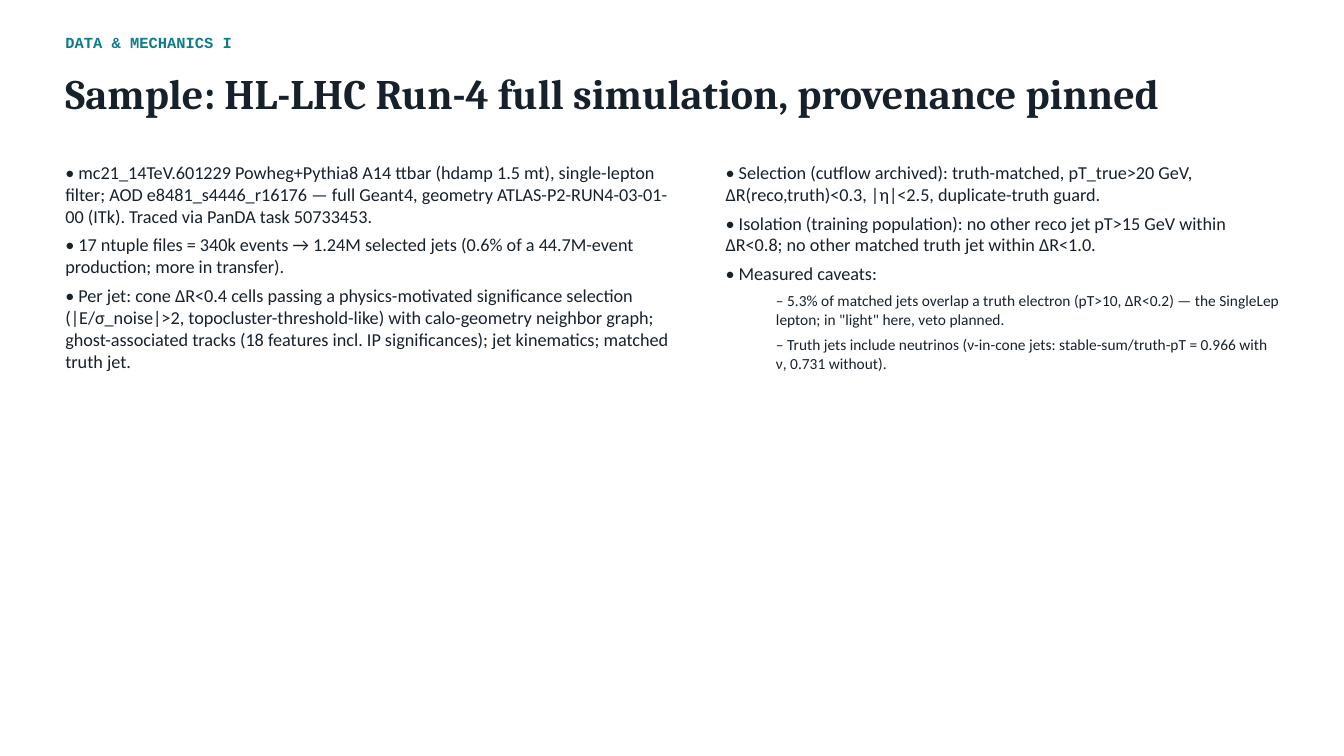
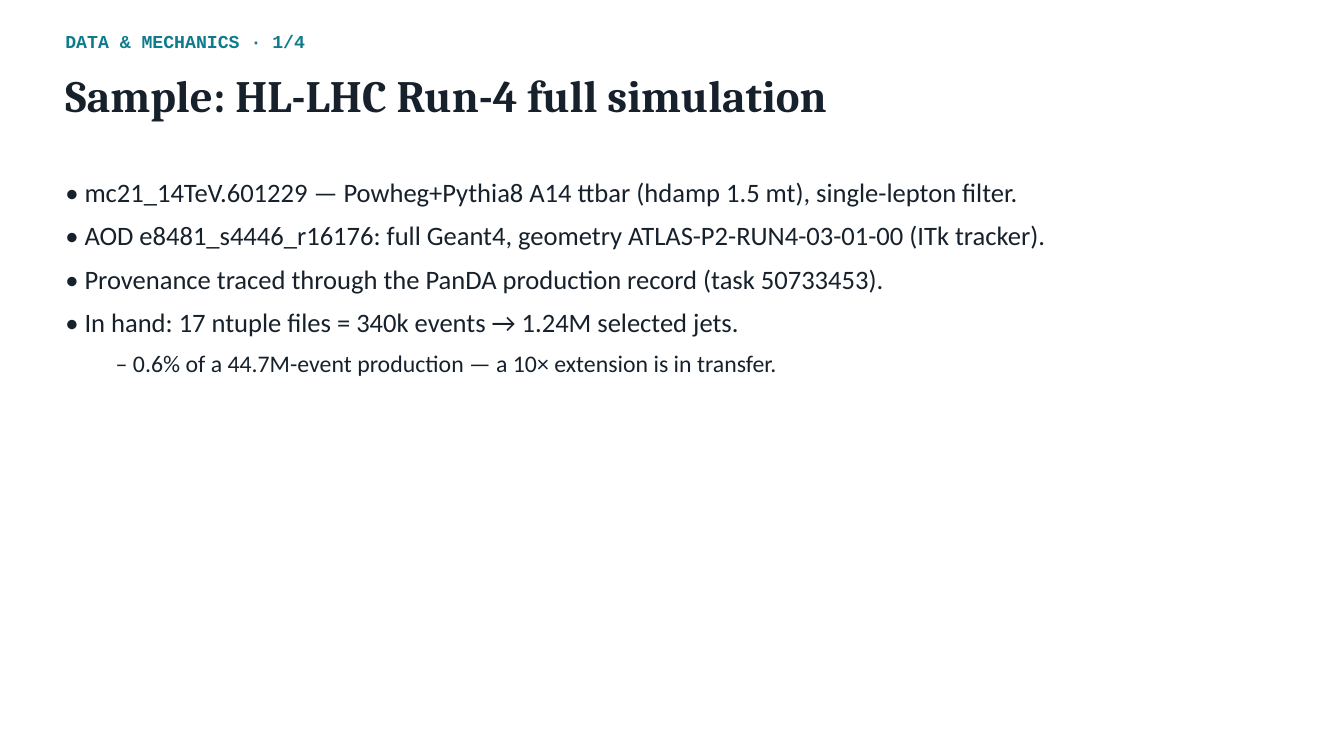
Before and after one commit to afarbin/DetectorFoundationModel, a slide deck: slide 3 of talks/2026-08-26-group-meeting/DFM_group_meeting.pptx. Drawn at 1344x756 pixels with LibreOffice and Linux fonts; fonts in the diff are those of the drawing. Boxes give left, top, right and bottom in pixels: in the first picture for what was removed or moved away, otherwise in the second. Text is boxed around its words. In the diff, an @@ line names an element or a change of style, - is before the commit and + after.

```diff
--- a/talks/2026-08-26-group-meeting/DFM_group_meeting.pptx
+++ b/talks/2026-08-26-group-meeting/DFM_group_meeting.pptx
@@ text at <box>65,35,305,49</box>: text changed; size 11 to 13 pt @@
-DATA & MECHANICS I
+DATA & MECHANICS · 1/4
@@ text at <box>65,80,826,122</box>: text changed; size 30 to 32 pt @@
-Sample: HL-LHC Run-4 full simulation, provenance pinned
+Sample: HL-LHC Run-4 full simulation
@@ text removed at <box>726,166,1278,371</box> @@
-• Selection (cutflow archived): truth-matched, pT_true>20 GeV, ΔR(reco,truth)<0.3, |η|<2.5, duplicate-truth guard.
-• Isolation (training population): no other reco jet pT>15 GeV within ΔR<0.8; no other matched truth jet within ΔR<1.0.
-• Measured caveats:
-  – 5.3% of matched jets overlap a truth electron (pT>10, ΔR<0.2) — the SingleLep lepton; in "light" here, veto planned.
-  – Truth jets include neutrinos (ν-in-cone jets: stable-sum/truth-pT = 0.966 with ν, 0.731 without).
@@ text at <box>85,182,1045,376</box>: text changed; size 13 to 19 pt @@
-• mc21_14TeV.601229 Powheg+Pythia8 A14 ttbar (hdamp 1.5 mt), single-lepton filter; AOD e8481_s4446_r16176 — full Geant4, geometry ATLAS-P2-RUN4-03-01-00 (ITk). Traced via PanDA task 50733453.
-• 17 ntuple files = 340k events → 1.24M selected jets (0.6% of a 44.7M-event production; more in transfer).
-• Per jet: cone ΔR<0.4 cells passing a physics-motivated significance selection (|E/σ_noise|>2, topocluster-threshold-like) with calo-geometry neighbor graph; ghost-associated tracks (18 features incl. IP significances); jet kinematics; matched truth jet.
+• mc21_14TeV.601229 — Powheg+Pythia8 A14 ttbar (hdamp 1.5 mt), single-lepton filter.
+• AOD e8481_s4446_r16176: full Geant4, geometry ATLAS-P2-RUN4-03-01-00 (ITk tracker).
+• Provenance traced through the PanDA production record (task 50733453).
+• In hand: 17 ntuple files = 340k events → 1.24M selected jets.
+  – 0.6% of a 44.7M-event production — a 10× extension is in transfer.
```
Also in this commit, not shown: 15 other slides changed, 5 slides added.
